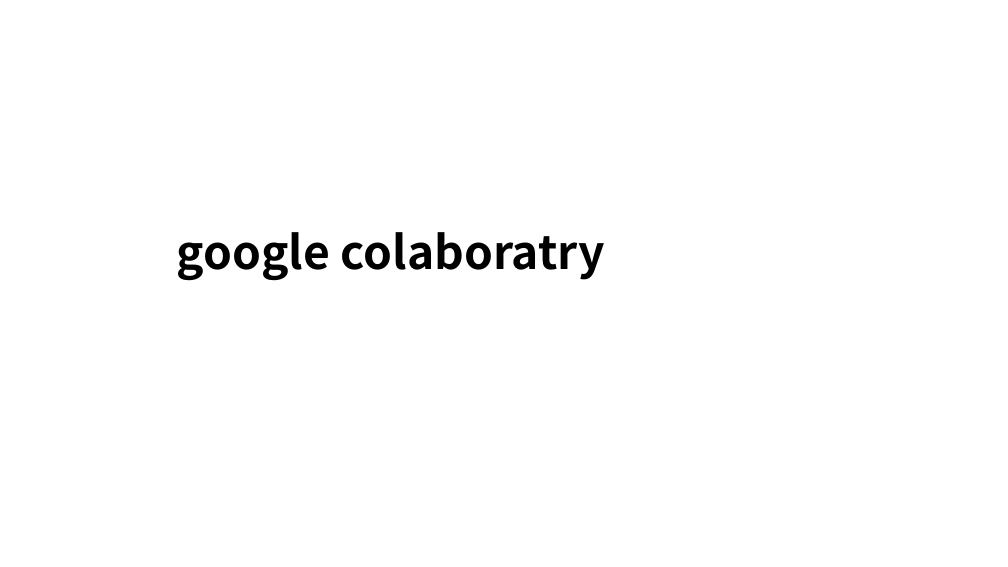
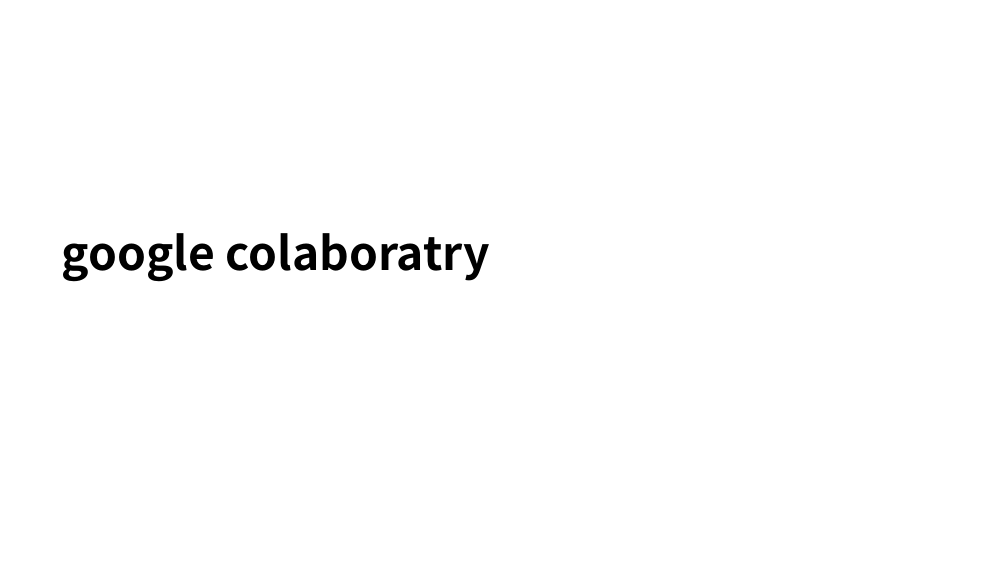
Before and after one commit to ueharaLab/bigdata_colaboratory, a slide deck: slide 1 of colaboratoryの操作.pptx. Drawn at 1008x567 pixels with LibreOffice and Linux fonts; fonts in the diff are those of the drawing. Boxes give left, top, right and bottom in pixels: in the first picture for what was removed or moved away, otherwise in the second. Text is boxed around its words. In the diff, an @@ line names an element or a change of style, - is before the commit and + after.

Commit message:
613

```diff
--- a/colaboratoryの操作.pptx
+++ b/colaboratoryの操作.pptx
@@ text "google colaboratry" moved from (x1=177, y1=232, x2=605, y2=281) to (x1=62, y1=233, x2=490, y2=282) @@
@@ text "google colaboratry" at (x1=62, y1=233, x2=490, y2=282): alignment centre to left @@
```
